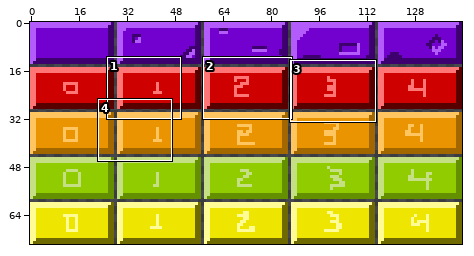
Sprite sheet: rsc/Blocks_atlas.png. The first picture is a wide view before the edit; the outline marks the close-up.
Close-up. First the earlier version:
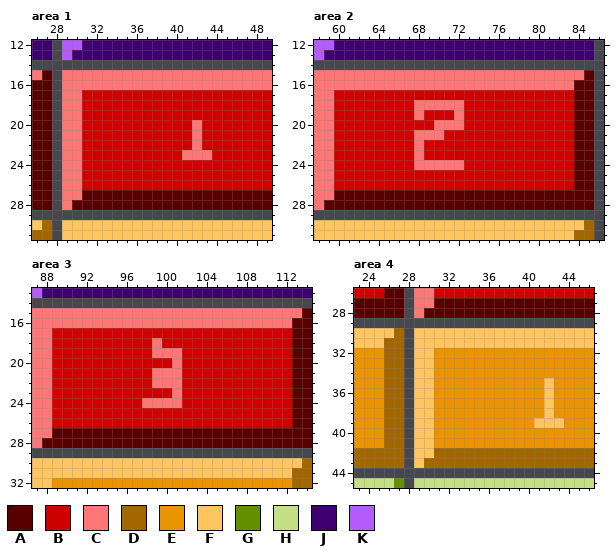
The file is 144x74 pixels. Shown: area 1: x 26..49, y 12..31; area 2: x 58..86, y 12..31; area 3: x 87..114, y 13..32; area 4: x 23..46, y 26..45. The commit also changed other parts of the picture, which this record leaves out.
Palette (. is transparent): A #580000  B #cf0000  C #ff7676  D #a36700  E #e99400  F #ffc560  G #649000  H #c4df84  J #3d006e  K #b35bfb
Pixels before, area 1, first column x 26:
12 JJ.KKJJJJJJJJJJJJJJJJJJJ
13 JJ.KJJJJJJJJJJJJJJJJJJJJ
14 ........................
15 CA.CCCCCCCCCCCCCCCCCCCCC
16 AA.CCCCCCCCCCCCCCCCCCCCC
17 AA.CCBBBBBBBBBBBBBBBBBBB
18 AA.CCBBBBBBBBBBBBBBBBBBB
19 AA.CCBBBBBBBBBBBBBBBBBBB
20 AA.CCBBBBBBBBBBBCBBBBBBB
21 AA.CCBBBBBBBBBBBCBBBBBBB
22 AA.CCBBBBBBBBBBBCBBBBBBB
23 AA.CCBBBBBBBBBBCCCBBBBBB
24 AA.CCBBBBBBBBBBBBBBBBBBB
25 AA.CCBBBBBBBBBBBBBBBBBBB
26 AA.CCBBBBBBBBBBBBBBBBBBB
27 AA.CCAAAAAAAAAAAAAAAAAAA
28 AA.CAAAAAAAAAAAAAAAAAAAA
29 ........................
30 FD.FFFFFFFFFFFFFFFFFFFFF
31 DD.FFFFFFFFFFFFFFFFFFFFF
Pixels before, area 2, first column x 58:
12 KKJJJJJJJJJJJJJJJJJJJJJJJJJJ
13 KJJJJJJJJJJJJJJJJJJJJJJJJJJJ
14 ............................
15 CCCCCCCCCCCCCCCCCCCCCCCCCCCA
16 CCCCCCCCCCCCCCCCCCCCCCCCCCAA
17 CCBBBBBBBBBBBBBBBBBBBBBBBBAA
18 CCBBBBBBBBCCCCCBBBBBBBBBBBAA
19 CCBBBBBBBBCBBBCBBBBBBBBBBBAA
20 CCBBBBBBBBBBCCCBBBBBBBBBBBAA
21 CCBBBBBBBBCCCBBBBBBBBBBBBBAA
22 CCBBBBBBBBCBBBBBBBBBBBBBBBAA
23 CCBBBBBBBBCBBBBBBBBBBBBBBBAA
24 CCBBBBBBBBCCCCCBBBBBBBBBBBAA
25 CCBBBBBBBBBBBBBBBBBBBBBBBBAA
26 CCBBBBBBBBBBBBBBBBBBBBBBBBAA
27 CCAAAAAAAAAAAAAAAAAAAAAAAAAA
28 CAAAAAAAAAAAAAAAAAAAAAAAAAAA
29 ............................
30 FFFFFFFFFFFFFFFFFFFFFFFFFFFD
31 FFFFFFFFFFFFFFFFFFFFFFFFFFDD
Pixels before, area 3, first column x 87:
13 KJJJJJJJJJJJJJJJJJJJJJJJJJJJ
14 ............................
15 CCCCCCCCCCCCCCCCCCCCCCCCCCCA
16 CCCCCCCCCCCCCCCCCCCCCCCCCCAA
17 CCBBBBBBBBBBBBBBBBBBBBBBBBAA
18 CCBBBBBBBBBBCBBBBBBBBBBBBBAA
19 CCBBBBBBBBBBCCCBBBBBBBBBBBAA
20 CCBBBBBBBBBBBBCBBBBBBBBBBBAA
21 CCBBBBBBBBBBCCCBBBBBBBBBBBAA
22 CCBBBBBBBBBBCCCBBBBBBBBBBBAA
23 CCBBBBBBBBBBBBCBBBBBBBBBBBAA
24 CCBBBBBBBBBCCCCBBBBBBBBBBBAA
25 CCBBBBBBBBBBBBBBBBBBBBBBBBAA
26 CCBBBBBBBBBBBBBBBBBBBBBBBBAA
27 CCAAAAAAAAAAAAAAAAAAAAAAAAAA
28 CAAAAAAAAAAAAAAAAAAAAAAAAAAA
29 ............................
30 FFFFFFFFFFFFFFFFFFFFFFFFFFFD
31 FFFFFFFFFFFFFFFFFFFFFFFFFFDD
32 FFEEEEEEEEEEEEEEEEEEEEEEEEDD
Pixels before, area 4, first column x 23:
26 BBBAA.CCBBBBBBBBBBBBBBBB
27 AAAAA.CCAAAAAAAAAAAAAAAA
28 AAAAA.CAAAAAAAAAAAAAAAAA
29 ........................
30 FFFFD.FFFFFFFFFFFFFFFFFF
31 FFFDD.FFFFFFFFFFFFFFFFFF
32 EEEDD.FFEEEEEEEEEEEEEEEE
33 EEEDD.FFEEEEEEEEEEEEEEEE
34 EEEDD.FFEEEEEEEEEEEEEEEE
35 EEEDD.FFEEEEEEEEEEEFEEEE
36 EEEDD.FFEEEEEEEEEEEFEEEE
37 EEEDD.FFEEEEEEEEEEEFEEEE
38 EEEDD.FFEEEEEEEEEEEFEEEE
39 EEEDD.FFEEEEEEEEEEFFFEEE
40 EEEDD.FFEEEEEEEEEEEEEEEE
41 EEEDD.FFEEEEEEEEEEEEEEEE
42 DDDDD.FFDDDDDDDDDDDDDDDD
43 DDDDD.FDDDDDDDDDDDDDDDDD
44 ........................
45 HHHHG.HHHHHHHHHHHHHHHHHH
Once edited:
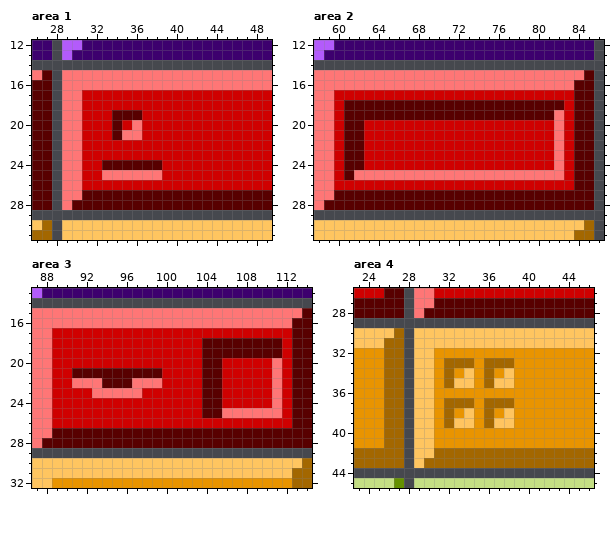
Change:
Area 1:
Colour A replaces colour B in row 19 at x 34 to 36; in rows 20 to 21 at x 34; in row 24 at x 33 to 38.
Colour B replaces colour C in rows 20 to 22 at x 42; in row 23 at x 41 to 43.
Colour C replaces colour B in row 20 at x 36; in row 21 at x 35 to 36; in row 25 at x 33 to 38.
Area 2:
Colour A replaces colour B in row 18 at x 61 to 67 and 73 to 82; in row 19 at x 61 to 67, 69 to 71 and 73 to 81; in rows 20 to 24 at x 61 to 62; in row 25 at x 61.
Colour A replaces colour C in row 18 at x 68 to 72; in row 19 at x 68 and 72.
Colour B replaces colour C in row 20 at x 70 to 72; in row 21 at x 68 to 70; in rows 22 to 23 at x 68; in row 24 at x 68 to 72.
Colour C replaces colour B in rows 19 to 24 at x 82; in row 25 at x 62 to 82.
Area 3:
Colour A replaces colour B in rows 18 to 19 at x 104 to 111; in row 20 at x 104 to 105; in row 21 at x 91 to 98 and 104 to 105; in row 22 at x 94 to 96 and 104 to 105; in rows 23 to 25 at x 104 to 105.
Colour A replaces colour C in row 21 at x 99.
Colour B replaces colour C in row 18 at x 99; in row 19 at x 99 to 101; in row 20 at x 101; in rows 21 to 22 at x 100 to 101; in row 23 at x 101; in row 24 at x 98 to 101.
Colour C replaces colour B in rows 20 to 21 at x 111; in row 22 at x 91 to 93, 97 to 98 and 111; in row 23 at x 93 to 97 and 111; in row 24 at x 111; in row 25 at x 106 to 111.
Area 4:
Colour D replaces colour E in row 33 at x 32 to 34 and 36 to 38; in rows 34 to 35 at x 32 and 36; in row 37 at x 32 to 34 and 36 to 38; in rows 38 to 39 at x 32 and 36.
Colour E replaces colour F in rows 35 to 38 at x 42; in row 39 at x 41 to 43.
Colour F replaces colour E in row 34 at x 34 and 38; in row 35 at x 33 to 34 and 37 to 38; in row 38 at x 34 and 38; in row 39 at x 33 to 34 and 37 to 38.
Changed places in both close-ups, as pixel boxes (x1, y1, x2, y2):
changed: (102, 110, 212, 180)
changed: (344, 100, 564, 180)
changed: (72, 338, 282, 418)
changed: (444, 358, 564, 428)
